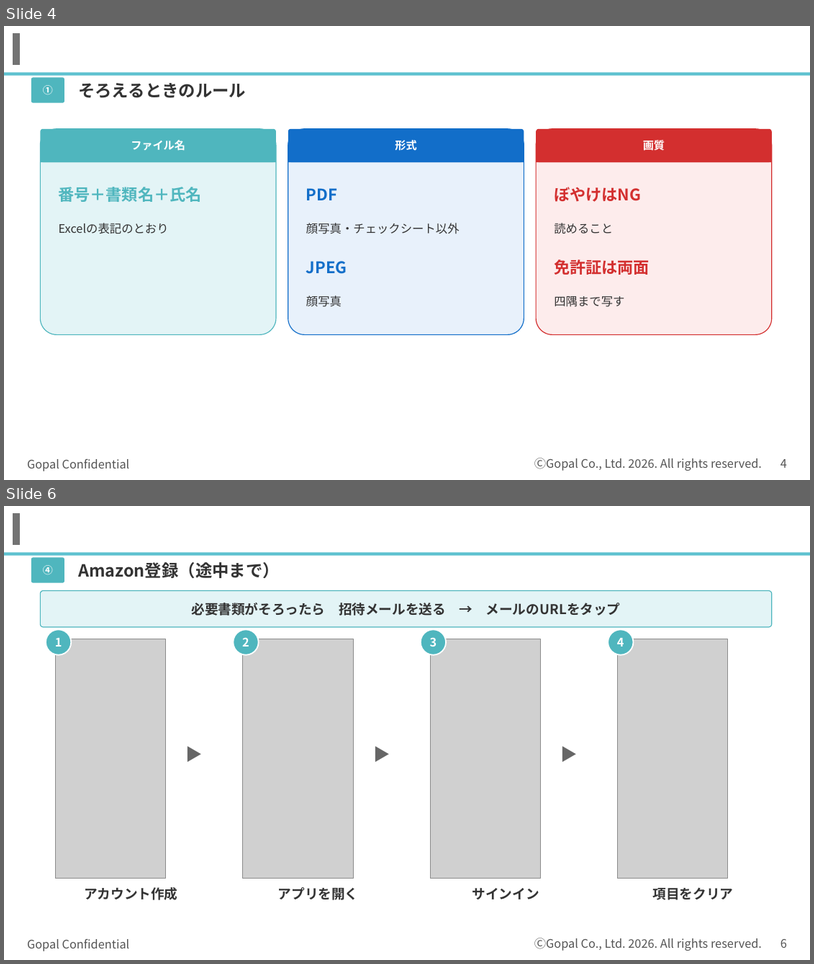
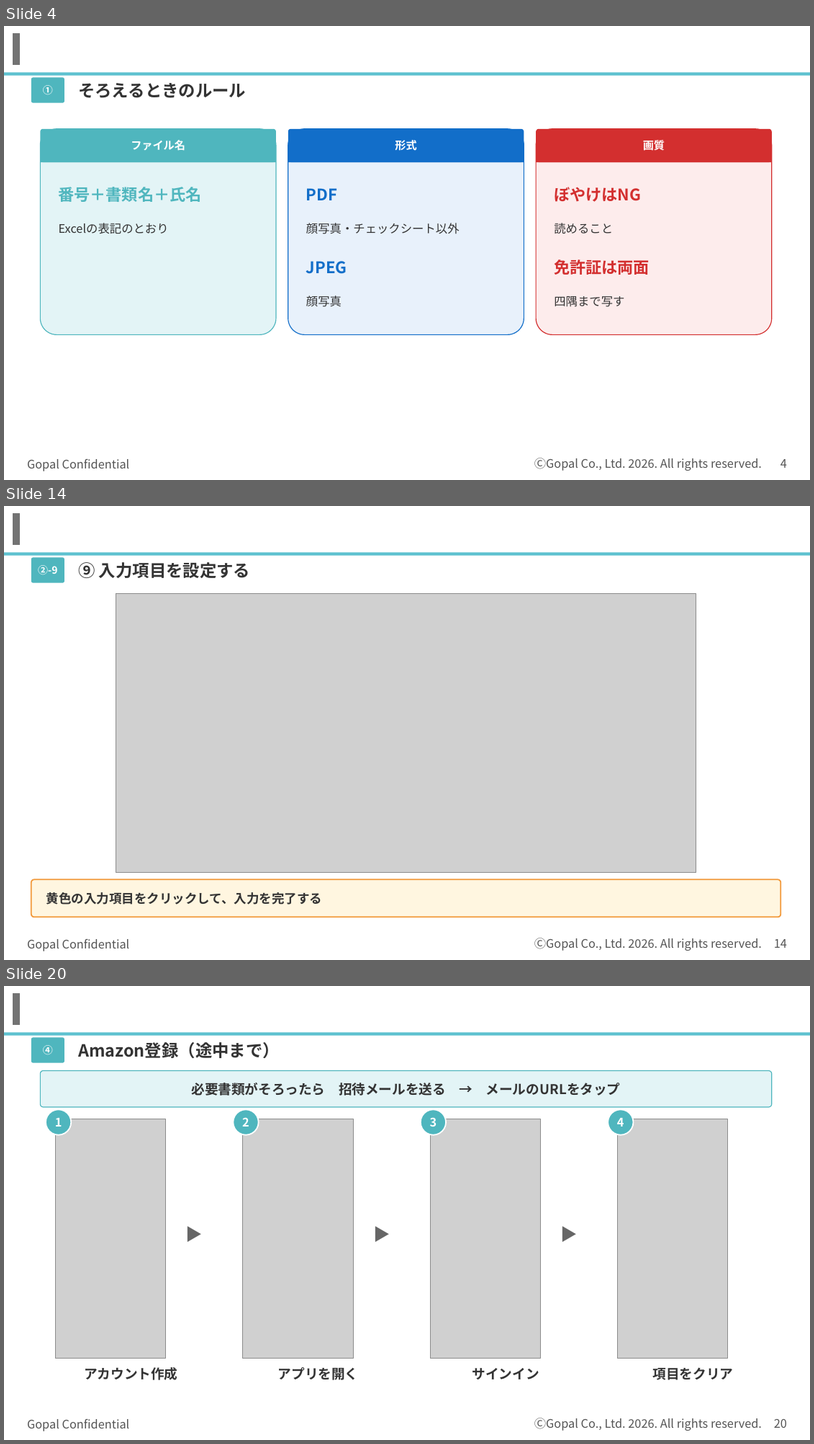
Before and after one commit to kagayugopal-eng/tamu, a slide deck: out/登録の流れ_書類準備まで.pptx. Shown one above the other, each under a label of ours: slides 4 and 6 before the commit, slides 4, 14 and 20 after it; the slides between them are not shown. The pictures are 814x964 and 814x1444 pixels, drawn with LibreOffice and Linux fonts; fonts in the diff are those of the drawing; grey boxes stand for pictures; background and template pictures are left out. Boxes give left, top, right and bottom in pixels: in the first picture for what was removed or moved away, otherwise in the second. Text is boxed around its words. In the diff, an @@ line names an element or a change of style, - is before the commit and + after.

```diff
--- a/out/登録の流れ_書類準備まで.pptx
+++ b/out/登録の流れ_書類準備まで.pptx
@@ slide 14 added at [4,506,810,960], background #FFFFFF; not listed: 5 template elements that a slide beside it also shows @@
@@ rounded rectangle added at [31,557,64,583], fill #4FB6BE @@
@@ text added at [38,565,57,574], 12 pt, text #FFFFFF, bold @@
+②-9
@@ text added at [78,562,250,578], 20 pt, text #333333, bold @@
+⑨ 入力項目を設定する
@@ picture added at [116,594,697,872] @@
@@ rounded rectangle added at [31,879,782,917], fill #FFF6E0, outline #F29A3C 1.5 pt @@
@@ text added at [46,892,323,904], 15 pt, text #333333, bold @@
+黄色の入力項目をクリックして、入力を完了する
@@ what was slide 6 is now slide 20 @@
@@ page number at [774,1419,787,1427]: text changed @@
-6
+20
```
Also in this commit, not shown: 1 slide changed, 13 other slides added.
